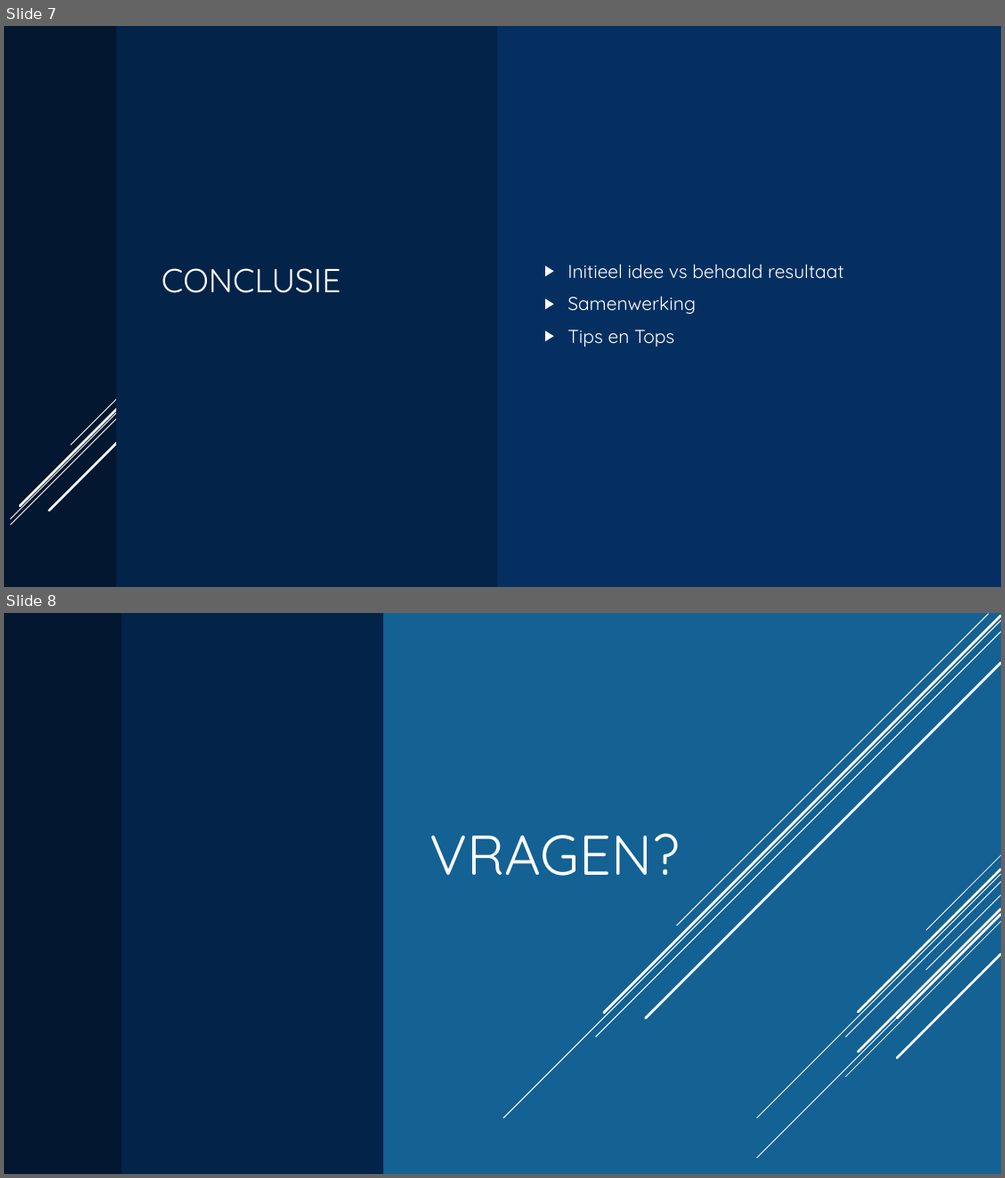
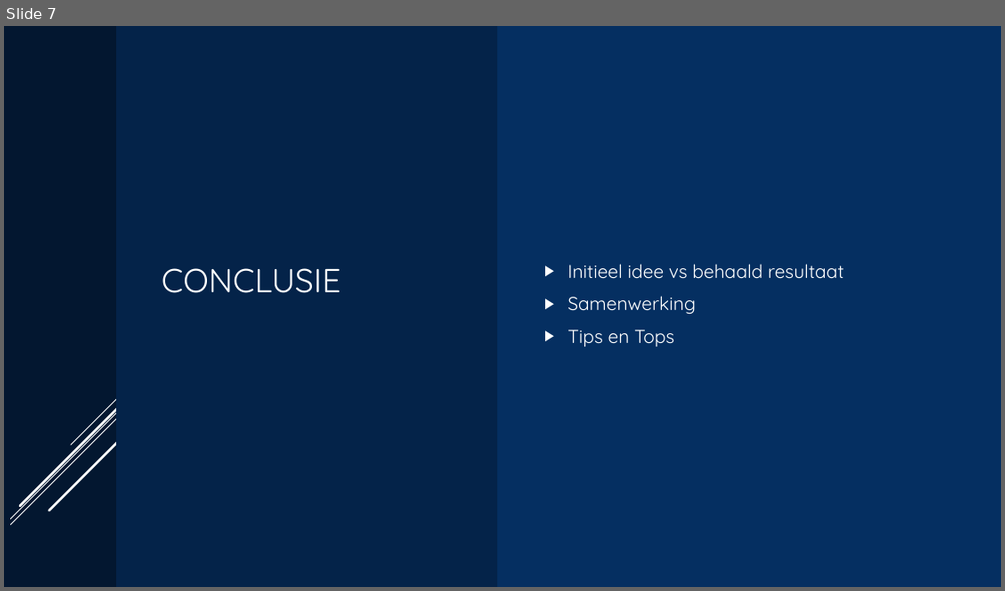
Before and after one commit to 2nd-factor/docs, a slide deck: 2nd-Factor.pptx. Shown one above the other, each under a label of ours: slides 7 and 8 before the commit, slide 7 after it. The pictures are 1005x1178 and 1005x591 pixels, drawn with LibreOffice and Linux fonts; fonts in the diff are those of the drawing. Boxes give left, top, right and bottom in pixels: in the first picture for what was removed or moved away, otherwise in the second. Text is boxed around its words. In the diff, an @@ line names an element or a change of style, - is before the commit and + after.

Commit message:
Revert "added slide and slight text change pmp"
This reverts commit e76176167f3287816e4346212ee957663dae8ce5.

```diff
--- a/2nd-Factor.pptx
+++ b/2nd-Factor.pptx
@@ slide 8 removed at (x1=4, y1=613, x2=1001, y2=1174), background #146194; not listed: 5 template elements that a slide beside it also shows @@
@@ rectangle removed at (x1=4, y1=613, x2=383, y2=1174) @@
@@ rectangle removed at (x1=4, y1=613, x2=121, y2=1174) @@
@@ line removed from (1001, 620) to (503, 1118) @@
@@ line removed from (1001, 632) to (596, 1037) @@
@@ line removed from (1001, 616) to (604, 1013) @@
@@ line removed from (988, 614) to (677, 925) @@
@@ line removed from (1001, 663) to (646, 1018) @@
@@ title removed at (x1=429, y1=833, x2=680, y2=876) @@
-VRAGEN?
@@ group removed at (x1=757, y1=895, x2=1001, y2=1158): 5 lines @@
```
Also in this commit, not shown: 1 other file.
